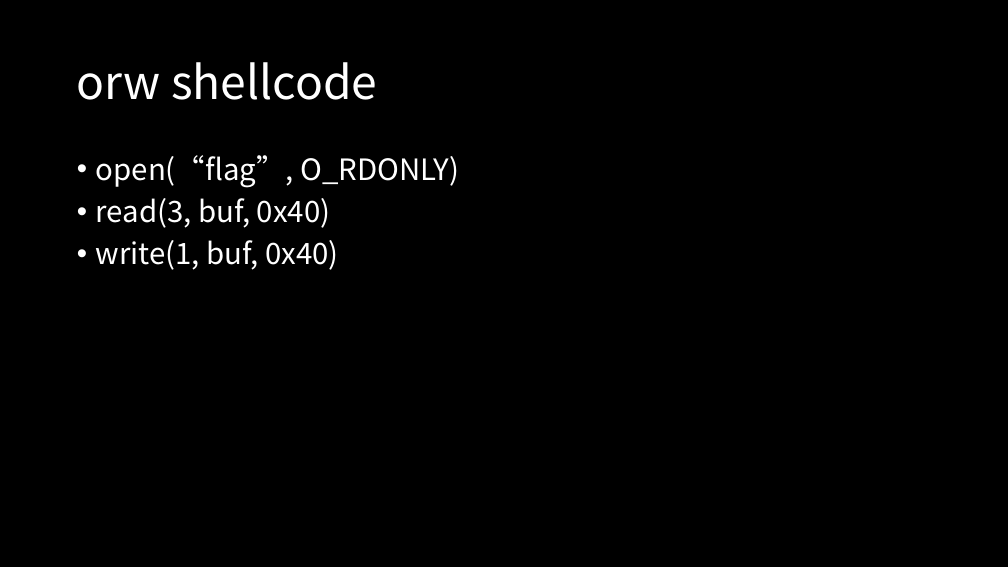
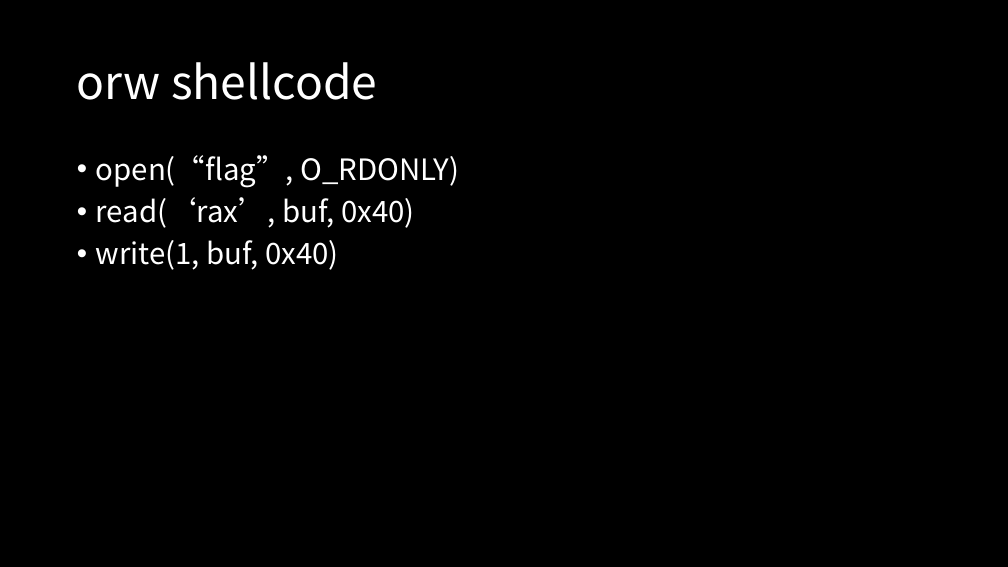
Before and after one commit to 7Hxz233/Lilac_2020_summer_pwn, a slide deck: slide 11 of slides/2-shellcode.pptx. Drawn at 1008x567 pixels with LibreOffice and Linux fonts; fonts in the diff are those of the drawing. Boxes give left, top, right and bottom in pixels: in the first picture for what was removed or moved away, otherwise in the second. Text is boxed around its words. In the diff, an @@ line names an element or a change of style, - is before the commit and + after.

Commit message:
update: shellcode, fmt_str

```diff
--- a/slides/2-shellcode.pptx
+++ b/slides/2-shellcode.pptx
@@ text at [96,197,414,228]: text changed @@
-• read(3, buf, 0x40)
+• read(‘rax’, buf, 0x40)
```
Also in this commit, not shown: 4 other slides changed, 3 other files.
